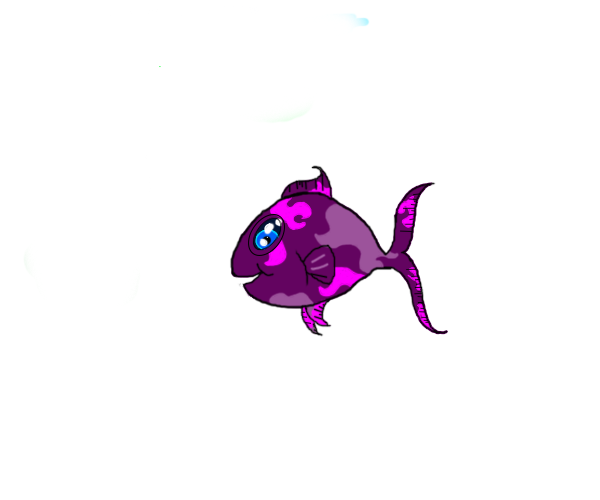
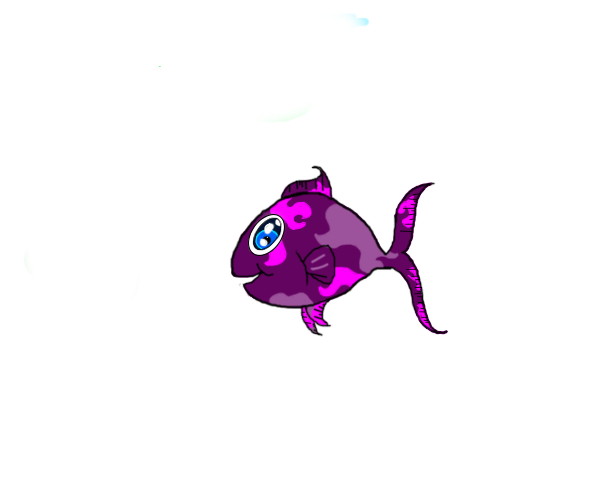
Two versions of the same layered image (600 x 500). Layer-by-layer changes:
added layer "Layer 15" in group "Fish" over [247, 208, 289, 256]
painted on "Layer 12" over [241, 230, 245, 235]
